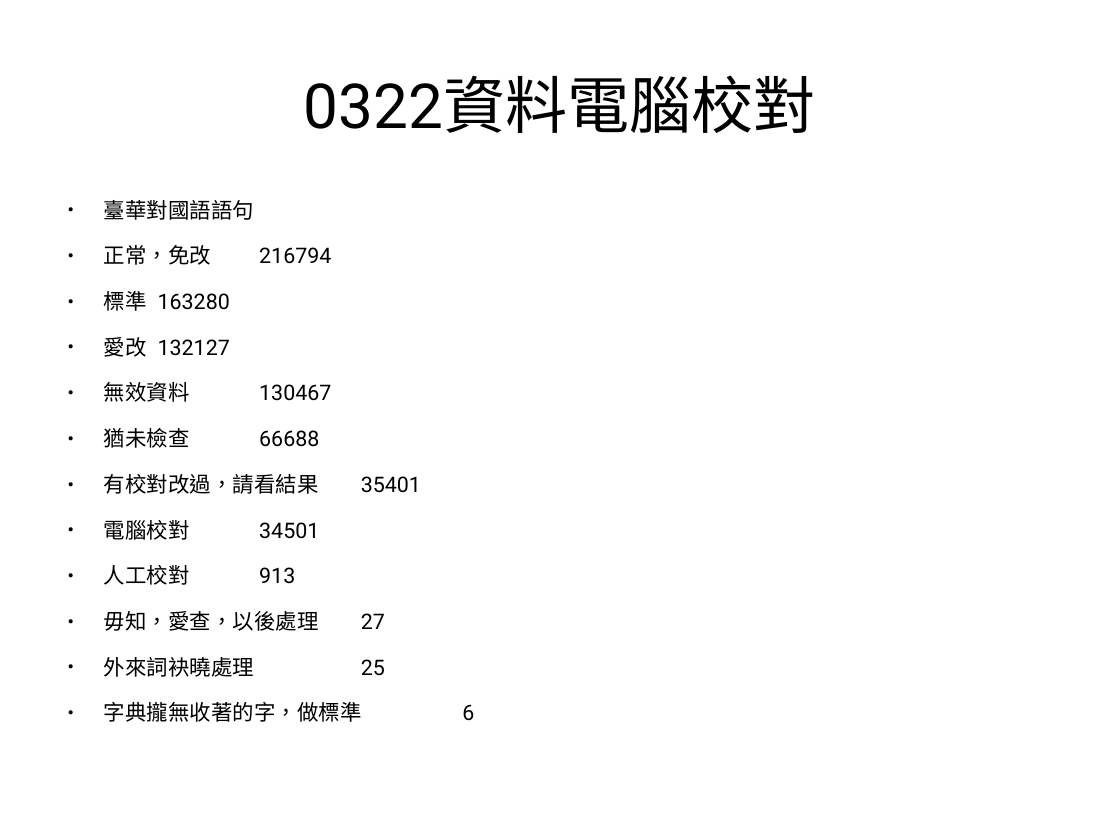
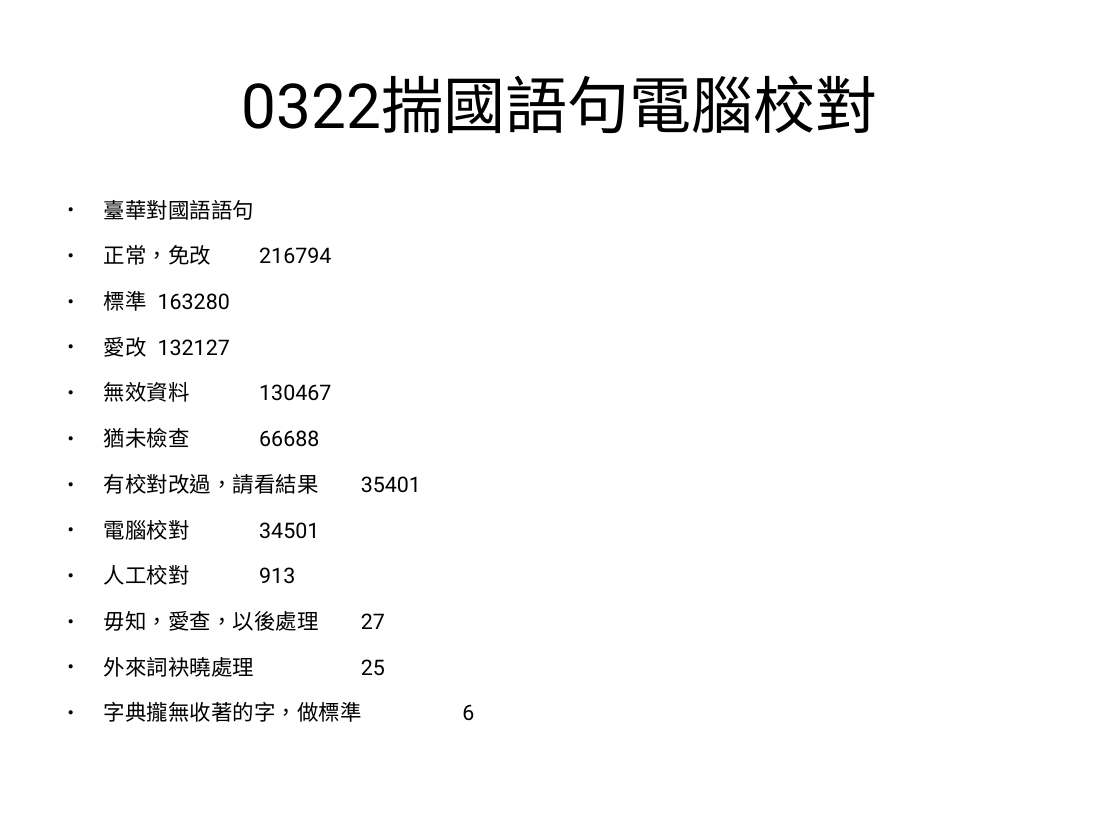
Before and after one commit to sih4sing5hong5/po3-ko3_tau5-iann2-phinn3, a slide deck: slide 29 of 翻譯報告.odp. Drawn at 1120x840 pixels with LibreOffice and Linux fonts; fonts in the diff are those of the drawing. Boxes give left, top, right and bottom in pixels: in the first picture for what was removed or moved away, otherwise in the second. Text is boxed around its words. In the diff, an @@ line names an element or a change of style, - is before the commit and + after.

Commit message:
加用資料庫校對的結果 丞宏

```diff
--- a/翻譯報告.odp
+++ b/翻譯報告.odp
@@ title at [242,75,878,133]: text changed @@
-0322資料電腦校對
+0322揣國語句電腦校對
```
Also in this commit, not shown: 1 other slide changed, 1 slide added.
